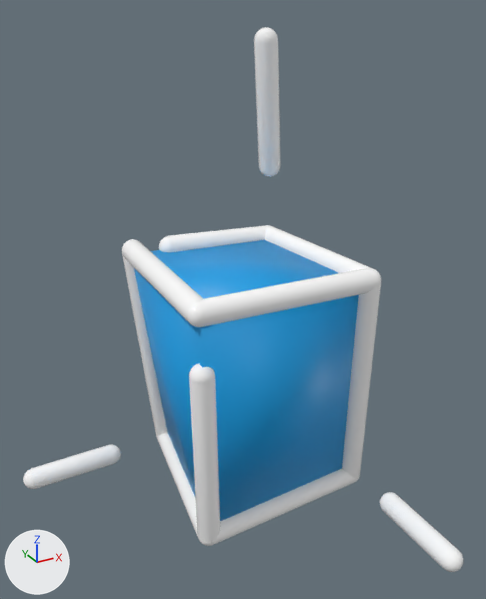
The glTF model src/assets/models/kompakkt.glb, before and after one commit.
Both versions are drawn from a 50 mm lens placed at (-39.1, -71.7, 45.6), pointed at (-4.1, -8.2, 13.8). Every picture has the same lights, and +X, +Y and +Z are marked at lower left. Where no turn or scale is listed for an object, it has been applied to the vertices.

Objects in the first picture: 'OilTank001.001'.
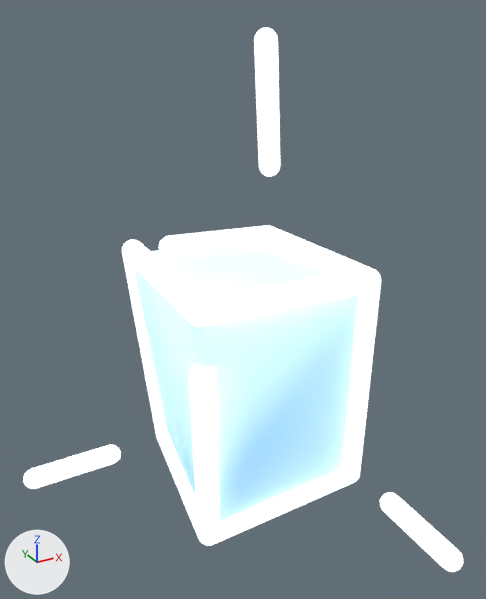
Location of each change, (x1, y1, x2, y2) in pixels of the pictures (486 x 599 px):
'OilTank001.001', surface changed, recoloured
    both: (23, 27, 464, 572)

What changed in the scene script:
```text
Change mat_wire_255255255_003:
    mat_wire_255255255_003.roughness: 0.0 -> 1.0
    add mat_wire_255255255_003.emission_strength = 1.0
    mat_wire_255255255_003.metallic: 0.0 -> 1.0
Change mat_wire_000087197_001:
    mat_wire_000087197_001.base_color: (0.0, 0.341, 0.772) -> (1.0, 1.0, 1.0)  # blue #009ee4 -> white #ffffff
    add mat_wire_000087197_001.emission_strength = 1.0
    mat_wire_000087197_001.roughness: 0.5 -> 1.0
    mat_wire_000087197_001.metallic: 0.0 -> 1.0
    add mat_wire_000087197_001.emission_color = (0.0, 0.342, 0.776)  # blue #009ee4
```
